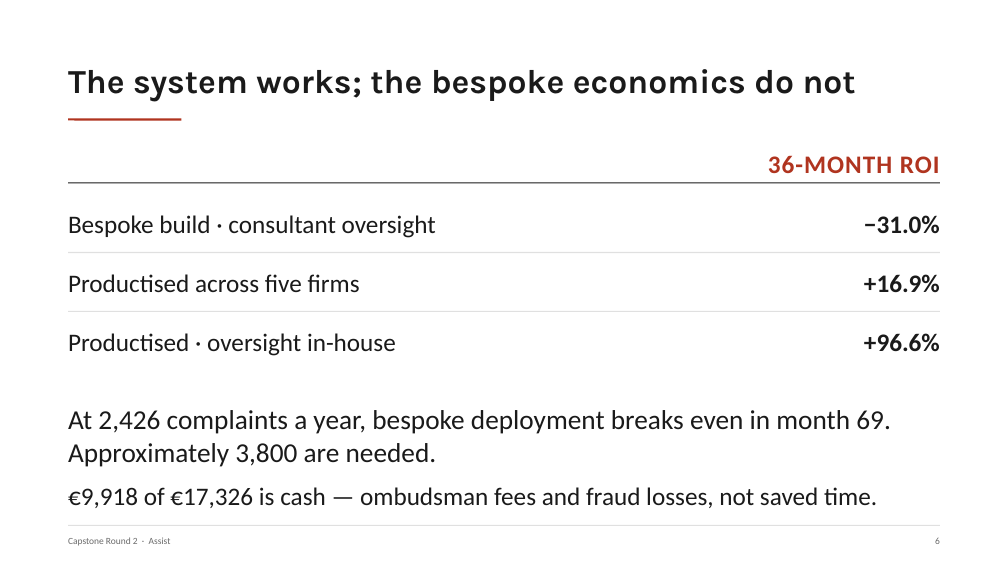
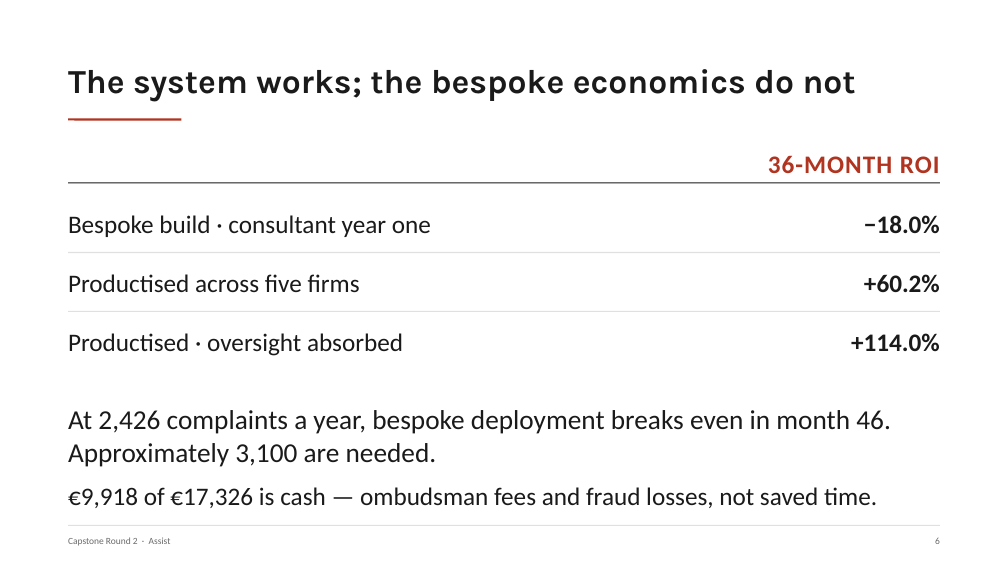
Before and after one commit to nyelugo/PROJECT-Capstone-AI-Consulting, a slide deck: slide 7 of presentation.pptx. Drawn at 1008x567 pixels with LibreOffice and Linux fonts; fonts in the diff are those of the drawing. Boxes give left, top, right and bottom in pixels: in the first picture for what was removed or moved away, otherwise in the second. Text is boxed around its words. In the diff, an @@ line names an element or a change of style, - is before the commit and + after.

```diff
--- a/presentation.pptx
+++ b/presentation.pptx
@@ text at (68, 215, 431, 237): text changed @@
-Bespoke build · consultant oversight
+Bespoke build · consultant year one
@@ text at (864, 215, 940, 233): text changed @@
-−31.0%
+−18.0%
@@ text at (864, 274, 940, 292): text changed @@
-+16.9%
++60.2%
@@ text at (68, 333, 403, 356): text changed @@
-Productised · oversight in-house
+Productised · oversight absorbed
@@ text at (851, 333, 940, 351): text changed @@
-+96.6%
++114.0%
@@ text at (68, 410, 891, 467): text changed @@
-At 2,426 complaints a year, bespoke deployment breaks even in month 69. Approximately 3,800 are needed.
+At 2,426 complaints a year, bespoke deployment breaks even in month 46. Approximately 3,100 are needed.
```
Also in this commit, not shown: 7 other files.
